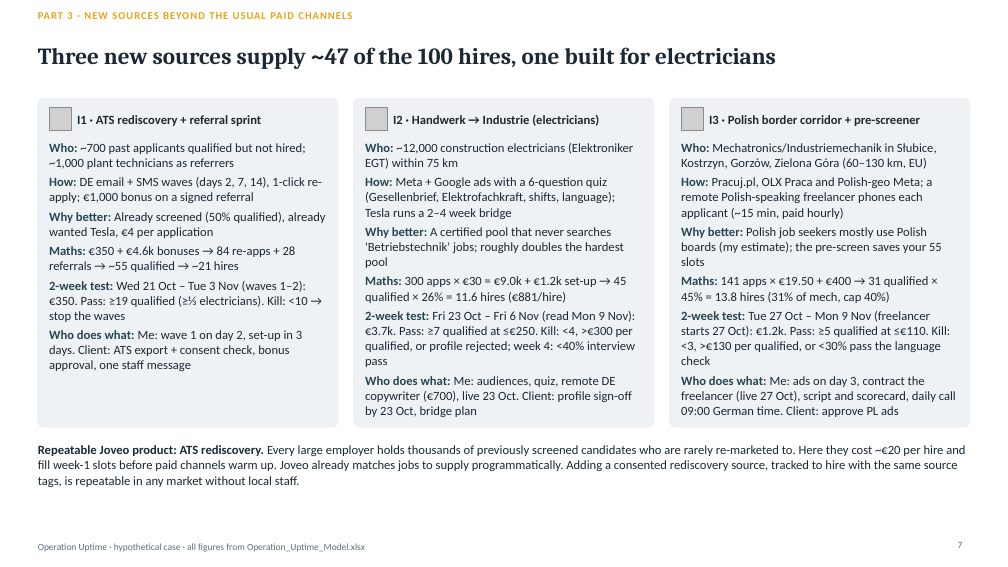
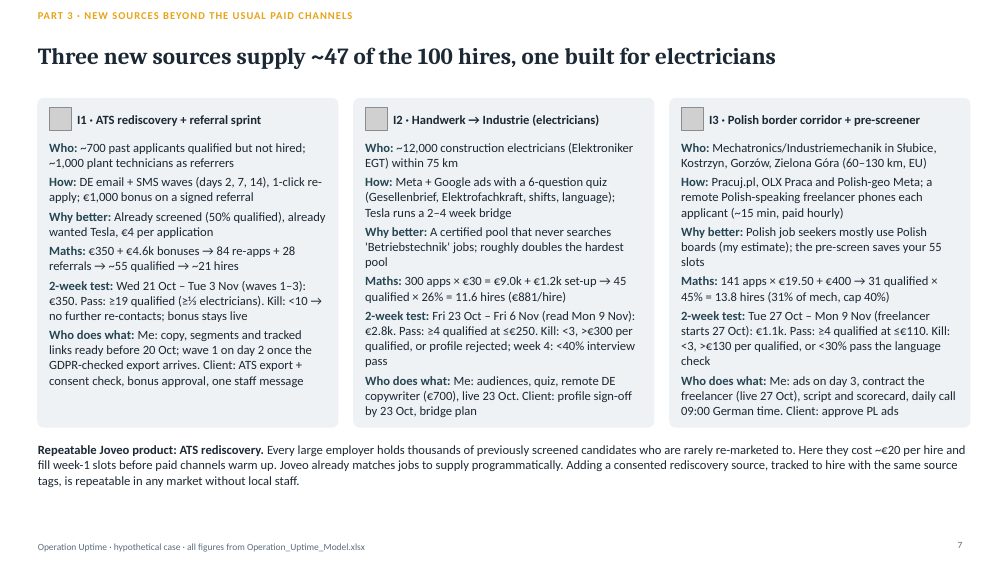
Before and after one commit to Anurag160596/haystack, a slide deck: slide 7 of operation_uptime/Operation_Uptime_Deck.pptx. Drawn at 1008x567 pixels with LibreOffice and Linux fonts; fonts in the diff are those of the drawing; grey boxes stand for pictures. Boxes give left, top, right and bottom in pixels: in the first picture for what was removed or moved away, otherwise in the second. Text is boxed around its words. In the diff, an @@ line names an element or a change of style, - is before the commit and + after.

```diff
--- a/operation_uptime/Operation_Uptime_Deck.pptx
+++ b/operation_uptime/Operation_Uptime_Deck.pptx
@@ text at (49, 281, 312, 387): text changed @@
-2-week test: Wed 21 Oct – Tue 3 Nov (waves 1–2): €350. Pass: ≥19 qualified (≥⅓ electricians). Kill: <10 → stop the waves
-Who does what: Me: wave 1 on day 2, set-up in 3 days. Client: ATS export + consent check, bonus approval, one staff message
+2-week test: Wed 21 Oct – Tue 3 Nov (waves 1–3): €350. Pass: ≥19 qualified (≥⅓ electricians). Kill: <10 → no further re-contacts; bonus stays live
+Who does what: Me: copy, segments and tracked links ready before 20 Oct; wave 1 on day 2 once the GDPR-checked export arrives. Client: ATS export + consent check, bonus approval, one staff message
@@ text at (365, 311, 636, 367): text changed @@
-2-week test: Fri 23 Oct – Fri 6 Nov (read Mon 9 Nov): €3.7k. Pass: ≥7 qualified at ≤€250. Kill: <4, >€300 per qualified, or profile rejected; week 4: <40% interview pass
+2-week test: Fri 23 Oct – Fri 6 Nov (read Mon 9 Nov): €2.8k. Pass: ≥4 qualified at ≤€250. Kill: <3, >€300 per qualified, or profile rejected; week 4: <40% interview pass
@@ text at (681, 311, 951, 365): text changed @@
-2-week test: Tue 27 Oct – Mon 9 Nov (freelancer starts 27 Oct): €1.2k. Pass: ≥5 qualified at ≤€110. Kill: <3, >€130 per qualified, or <30% pass the language check
+2-week test: Tue 27 Oct – Mon 9 Nov (freelancer starts 27 Oct): €1.1k. Pass: ≥4 qualified at ≤€110. Kill: <3, >€130 per qualified, or <30% pass the language check
```
Also in this commit, not shown: 5 other slides changed, 1 other file.
